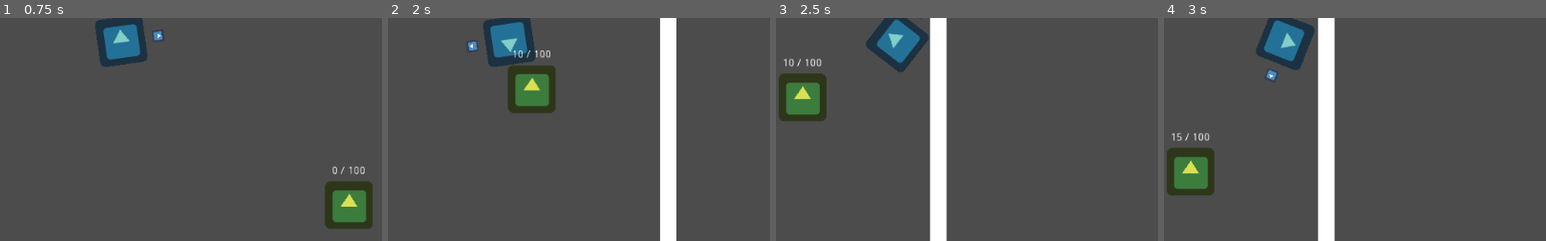
Above: before the commit, frames 1-4 (left to right).
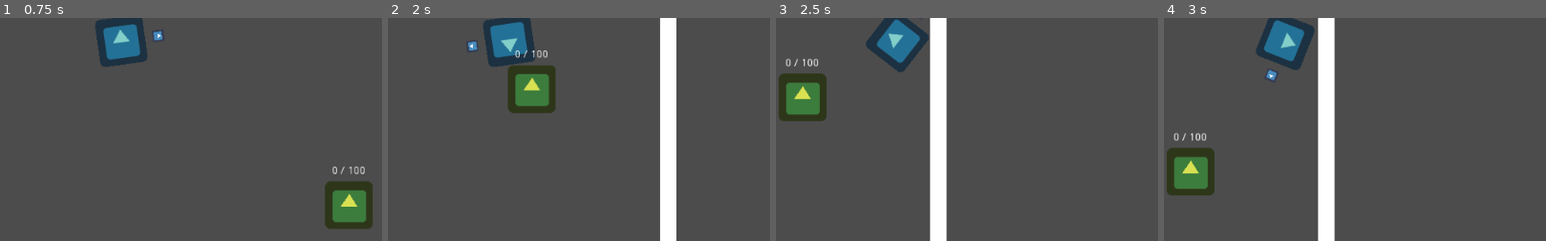
Above: after the commit, the same moments.

Repository: moisesjbc/spain-game-dev-jam-3
Game: Godot game, scene res://gameplay/main/main.tscn
Two runs of this game, one before a commit and one after it. Both use one fixed random seed, a clock stepped at 60 frames per second and the inputs below. The engine's default icon, where the game draws it, is replaced by a stand-in: a white triangle on a blue panel in a dark square.
Inputs (mouse positions are % of the whole screen's width and height, from its top left):
- Up to frame 1 (0.75 s): move the mouse to (72, 45) at 0.52 s; hold Right (ui_right) from 0.53 s (still down)
- Up to frame 2 (2 s): move the mouse to (30, 55) at 1.27 s; release Right (ui_right) at 1.28 s; hold Down (ui_down) from 1.28 s (still down)
- Up to frame 3 (2.5 s): move the mouse to (60, 28) at 2.02 s; release Down (ui_down) at 2.03 s; hold Right (ui_right) from 2.03 s (still down)
- Up to frame 4 (3 s): move the mouse to (45, 70) at 2.77 s; release Right (ui_right) at 2.78 s; hold Up (ui_up) from 2.78 s (still down)
The pictures show only the part of the screen within x 34-84%, y 45-95%; the shares and areas given below are measured in that part.

Frame 1 is identical in both runs. In frame 2, 0.2% of the frame differs, in the area x 32-43%, y 14-18%; in frame 3, 0.2%; in frame 4, 0.2%.

Commit message:
Añade requerimiento de energía al centro de investigación

Diff:
--- a/godot-project/gameplay/buildings/investigation_centre/investigation_centre.gd
+++ b/godot-project/gameplay/buildings/investigation_centre/investigation_centre.gd
@@ -4,9 +4,12 @@
 signal investigation_completed
 
 
+
+
 var target_investigation_points = 100.0
 var current_investigation_points = 0.0
 var investigation_points_per_second = 5.0
+var energy = 0
 
 
 func _ready():
@@ -25,3 +28,12 @@
 
 func _update_label():
 	$label.text = str(current_investigation_points) + ' / ' + str(target_investigation_points)
+
+
+func set_energy(new_energy):
+	if energy == 0 and new_energy > 0:
+		$investigation_timer.start()
+	elif energy > 0 and new_energy == 0:
+		$investigation_timer.stop()
+
+	energy = new_energy
--- a/godot-project/gameplay/buildings/investigation_centre/investigation_centre.tscn
+++ b/godot-project/gameplay/buildings/investigation_centre/investigation_centre.tscn
@@ -6,8 +6,12 @@
 [sub_resource type="RectangleShape2D" id=1]
 extents = Vector2( 31.9167, 32.0385 )
 
-[node name="investigation_centre" type="StaticBody2D"]
+[node name="investigation_centre" type="StaticBody2D" groups=[
+"consumers",
+"interactuables",
+]]
 collision_layer = 4
+collision_mask = 33
 script = ExtResource( 2 )
 
 [node name="sprite" type="Sprite" parent="."]
@@ -27,6 +31,7 @@
 "_edit_use_anchors_": false
 }
 
-[node name="investigation_timer" type="Timer" parent="."]
-autostart = true
+[node name="investigation_timer" type="Timer" parent="." groups=[
+"interactuables",
+]]
 [connection signal="timeout" from="investigation_timer" to="." method="_on_investigation_timer_timeout"]
--- a/godot-project/gameplay/buildings/turret/turret.tscn
+++ b/godot-project/gameplay/buildings/turret/turret.tscn
@@ -10,6 +10,7 @@
 radius = 168.675
 
 [node name="turret" type="KinematicBody2D" groups=[
+"consumers",
 "interactuables",
 "turrets",
 ]]
--- a/godot-project/gameplay/connections/connections.gd
+++ b/godot-project/gameplay/connections/connections.gd
@@ -5,9 +5,9 @@
 
 func add_connection(building_0, building_1):
 	_connections.append([building_0, building_1])
-	if 'generators' in building_0.get_groups() and 'turrets' in building_1.get_groups():
+	if 'generators' in building_0.get_groups() and 'consumers' in building_1.get_groups():
 		building_1.set_energy(1)
-	elif 'generators' in building_1.get_groups() and 'turrets' in building_0.get_groups():
+	elif 'generators' in building_1.get_groups() and 'consumers' in building_0.get_groups():
 		building_0.set_energy(1)
 
 
@@ -31,9 +31,9 @@
 
 
 func disconnect_connection(connection):
-	if 'generators' in connection[0].get_groups() and 'turrets' in connection[1].get_groups():
+	if 'generators' in connection[0].get_groups() and 'consumers' in connection[1].get_groups():
 		connection[1].set_energy(0)
-	elif 'generators' in connection[1].get_groups() and 'turrets' in connection[0].get_groups():
+	elif 'generators' in connection[1].get_groups() and 'consumers' in connection[0].get_groups():
 		connection[0].set_energy(0)
 
 	_connections.remove(_connections.find(connection))
--- a/godot-project/menus/game_over_menu/ingame_menu.gd
+++ b/godot-project/menus/game_over_menu/ingame_menu.gd
@@ -16,4 +16,4 @@
 func _on_restart_button_pressed():
 	get_tree().paused = false
 	visible = false
-	get_tree().change_scene("res://gameplay/main/main.tscn")
+	var _unused = get_tree().change_scene("res://gameplay/main/main.tscn")
